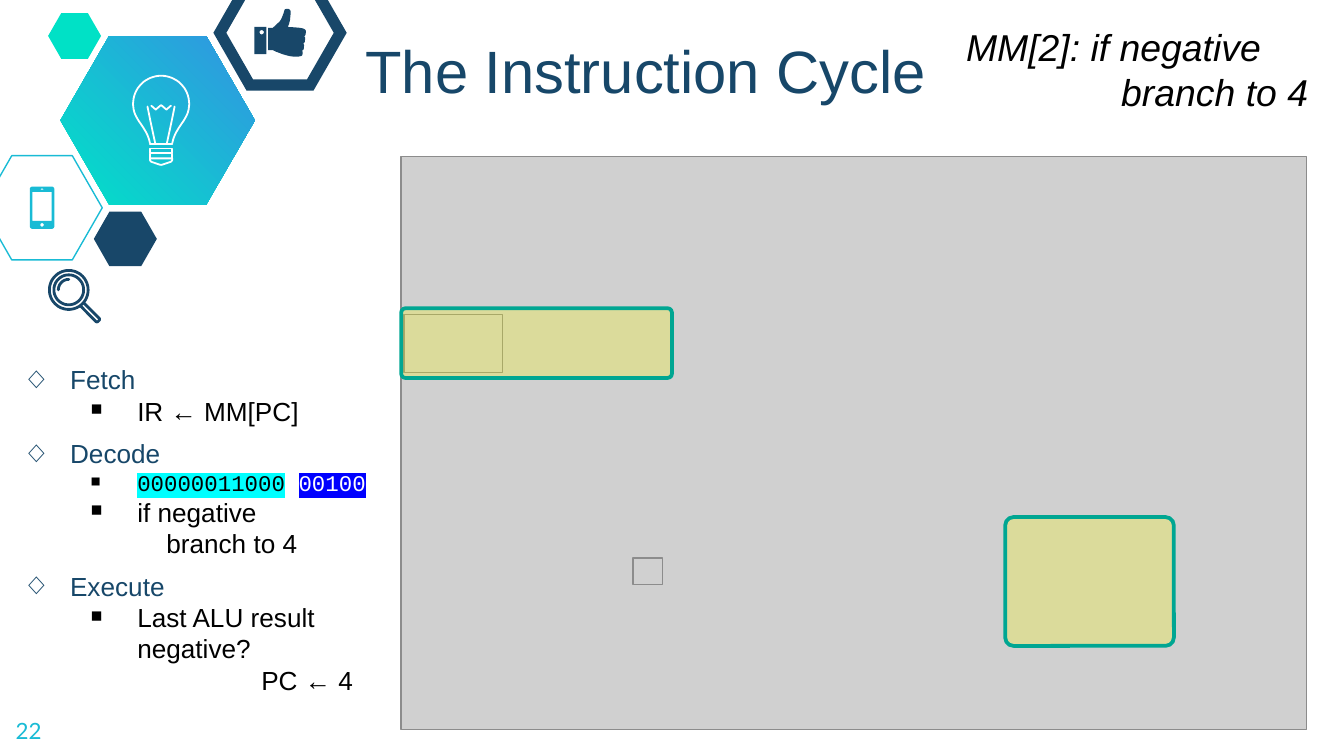
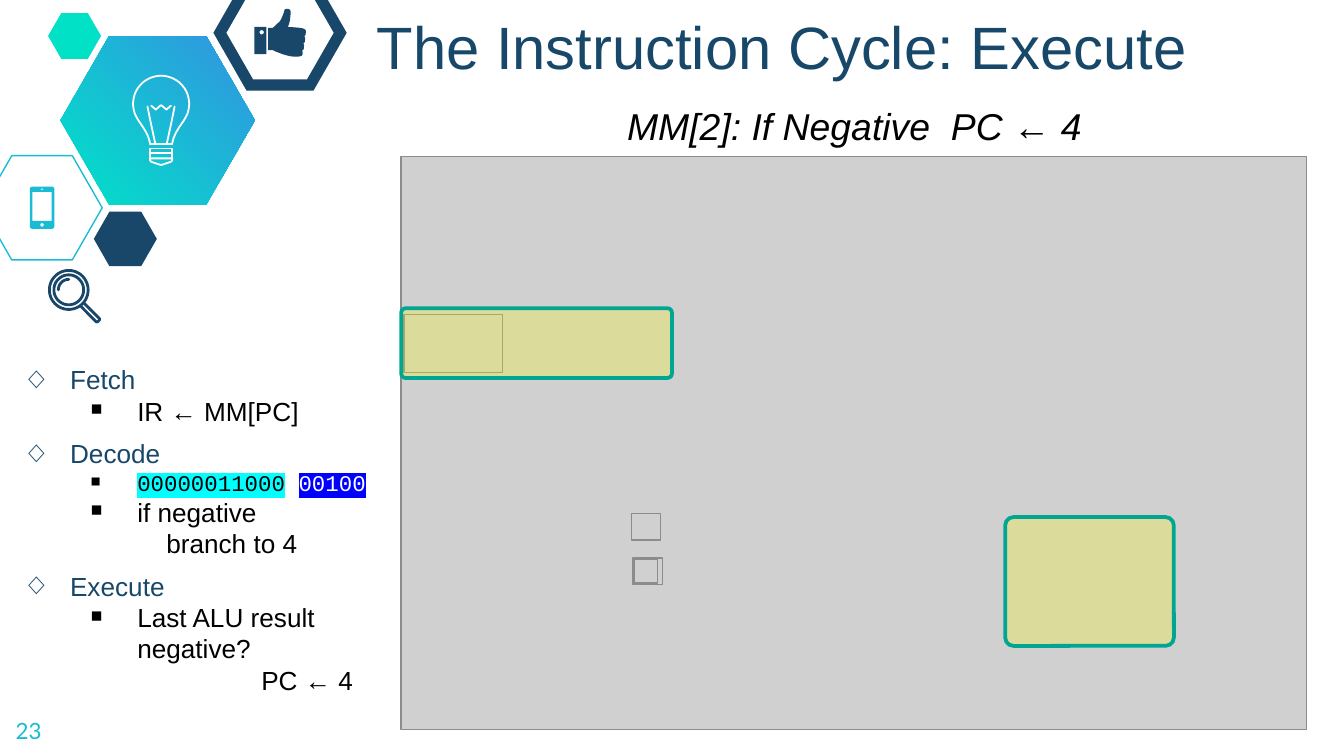
Before and after one commit to dickinson-comp256/COMP256, a slide deck: slide 23 of docs/materials/03-MachineAbstractions/MA3-S-StoredProgram.pptx (slide 22 before the commit). Drawn at 1344x756 pixels with LibreOffice and Linux fonts; fonts in the diff are those of the drawing; grey boxes stand for pictures; background and template pictures are left out. Boxes give left, top, right and bottom in pixels: in the first picture for what was removed or moved away, otherwise in the second. Text is boxed around its words. In the diff, an @@ line names an element or a change of style, - is before the commit and + after.

```diff
--- a/docs/materials/03-MachineAbstractions/MA3-S-StoredProgram.pptx
+++ b/docs/materials/03-MachineAbstractions/MA3-S-StoredProgram.pptx
@@ title at (x1=377, y1=25, x2=1186, y2=80): text changed @@
-The Instruction Cycle
+The Instruction Cycle: Execute
@@ free "MM[2]: If Negative PC ← ..." resized from (x1=953, y1=17, x2=1344, y2=153) to (x1=614, y1=97, x2=1122, y2=187) @@
@@ text in free at (x1=627, y1=113, x2=1082, y2=148): text changed @@
-MM[2]: if negative
-branch to 4
+MM[2]: If Negative PC ← 4
@@ picture added at (x1=632, y1=513, x2=661, y2=539) @@
@@ picture added at (x1=634, y1=559, x2=659, y2=583) @@
@@ page number at (x1=16, y1=722, x2=42, y2=739): text changed @@
-22
+23
```
Also in this commit, not shown: 21 other slides changed, 1 slide added.
